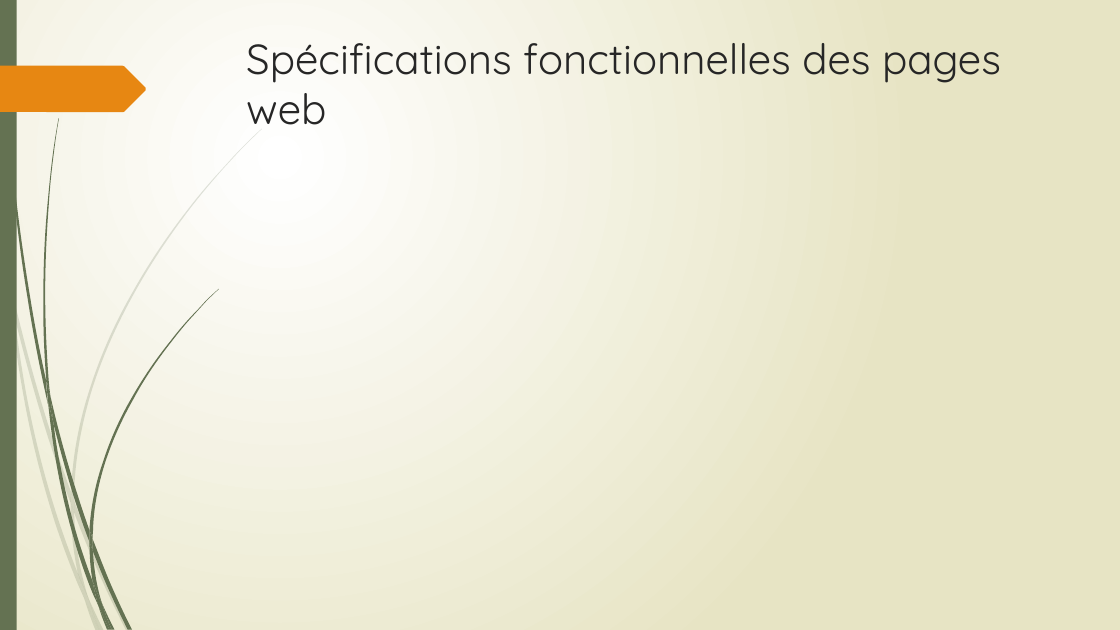
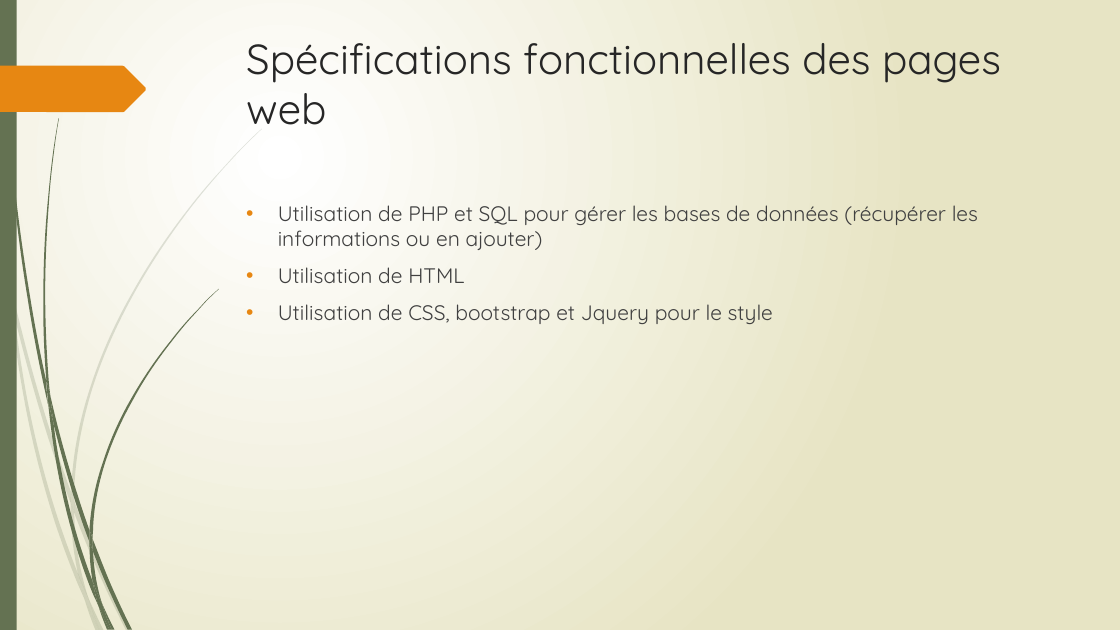
Before and after one commit to CocoNoireaux/Projet-Web, a slide deck: slide 8 of WebDynamique.pptx (slide 6 before the commit). Drawn at 1120x630 pixels with LibreOffice and Linux fonts; fonts in the diff are those of the drawing. Boxes give left, top, right and bottom in pixels: in the first picture for what was removed or moved away, otherwise in the second. Text is boxed around its words. In the diff, an @@ line names an element or a change of style, - is before the commit and + after.

```diff
--- a/WebDynamique.pptx
+++ b/WebDynamique.pptx
@@ text added at box(278, 205, 978, 324), 18 pt, text #404040 @@
+• Utilisation de PHP et SQL pour gérer les bases de données (récupérer les informations ou en ajouter)
+• Utilisation de HTML
+• Utilisation de CSS, bootstrap et Jquery pour le style
```
Also in this commit, not shown: 3 other slides changed, 3 slides added, 1 slide removed.
